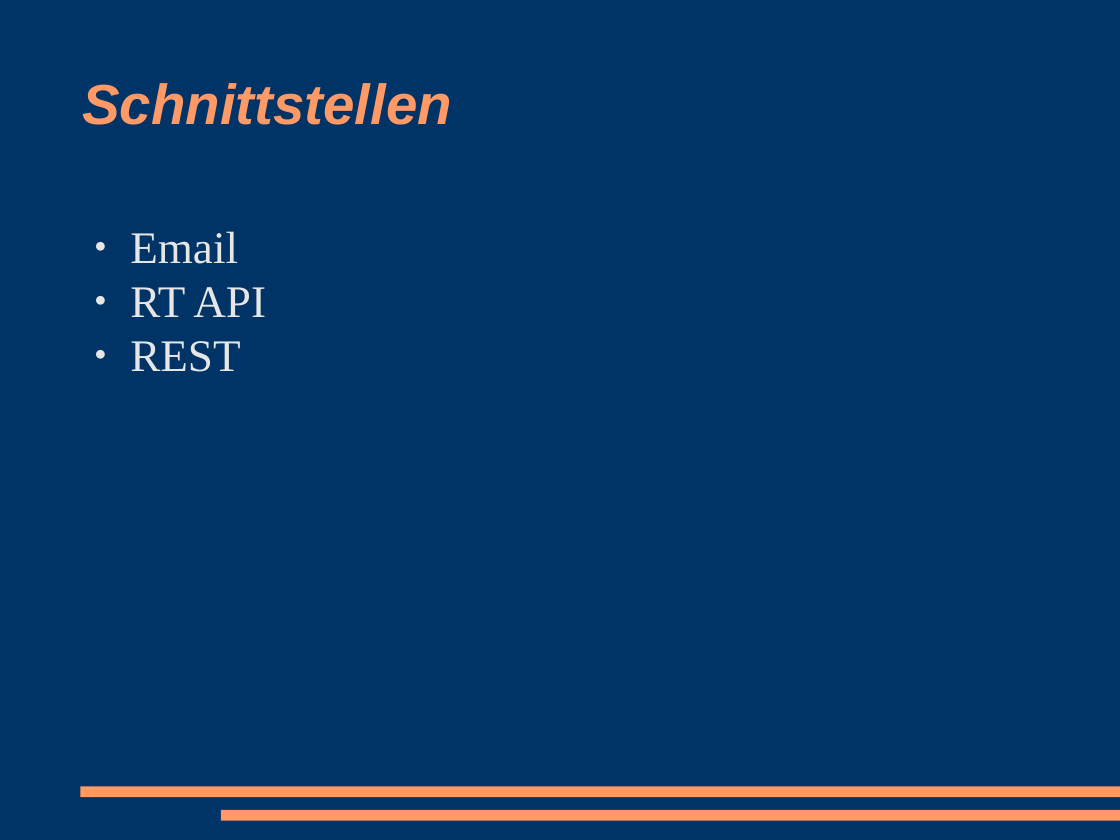
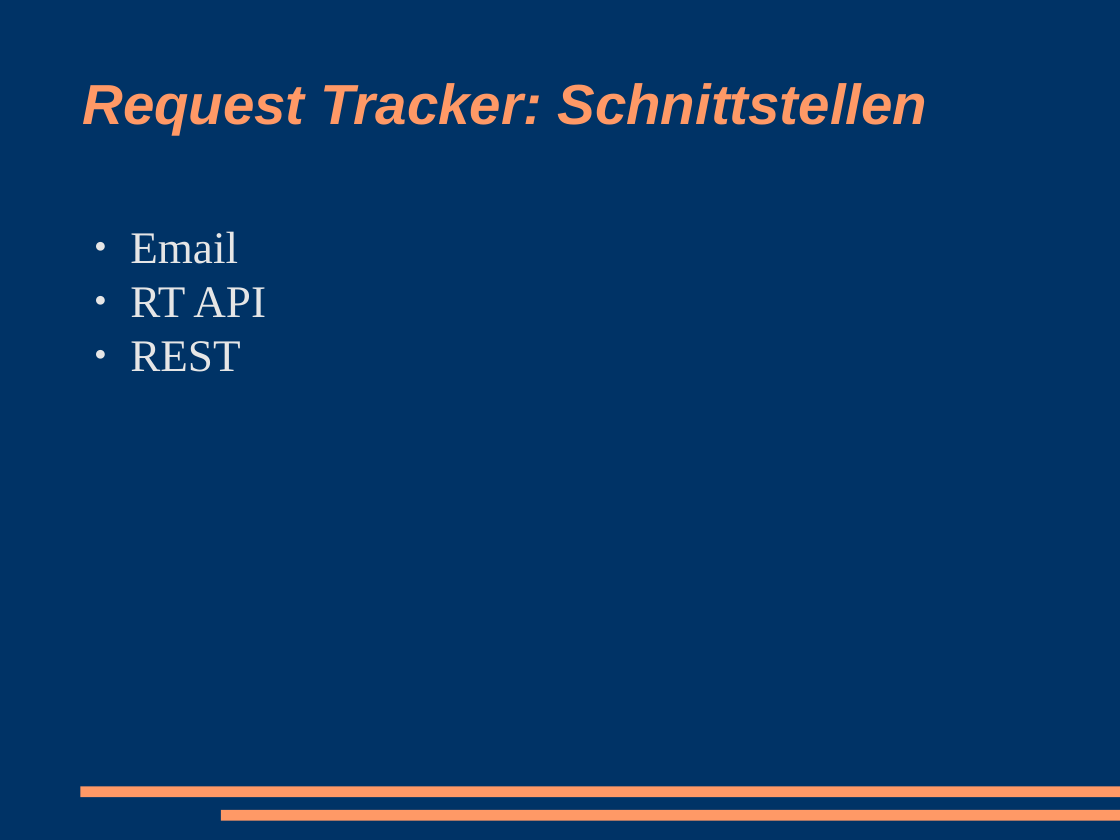
Before and after one commit to racke/Presentations, a slide deck: slide 7 of pws2008/rtrest.odp (slide 9 before the commit). Drawn at 1120x840 pixels with LibreOffice and Linux fonts; fonts in the diff are those of the drawing. Boxes give left, top, right and bottom in pixels: in the first picture for what was removed or moved away, otherwise in the second. Text is boxed around its words. In the diff, an @@ line names an element or a change of style, - is before the commit and + after.

```diff
--- a/pws2008/rtrest.odp
+++ b/pws2008/rtrest.odp
@@ title at bbox=[82, 83, 928, 134]: text changed @@
-Schnittstellen
+Request Tracker: Schnittstellen
```
Also in this commit, not shown: 4 other slides changed, 11 slides added, 2 slides removed.
